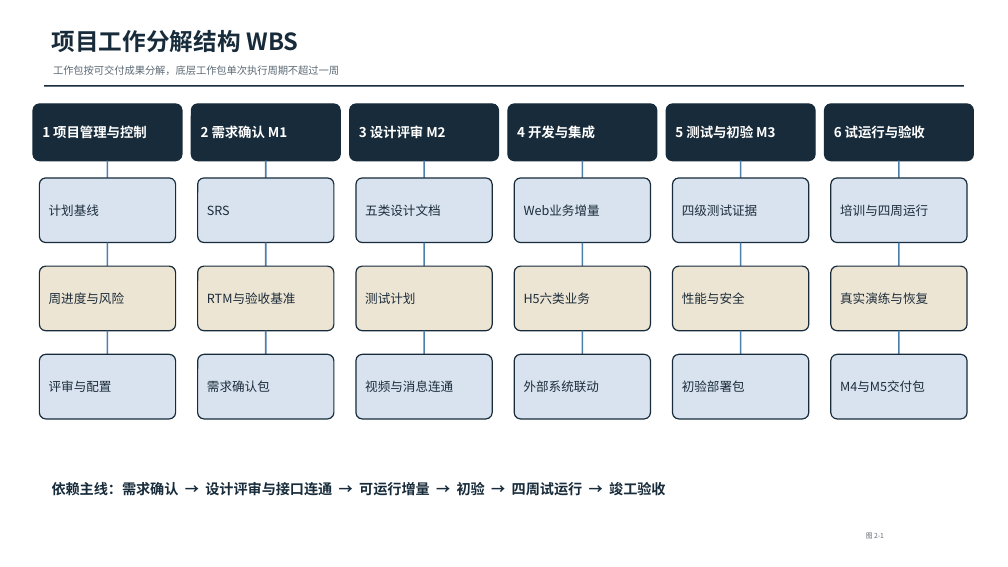
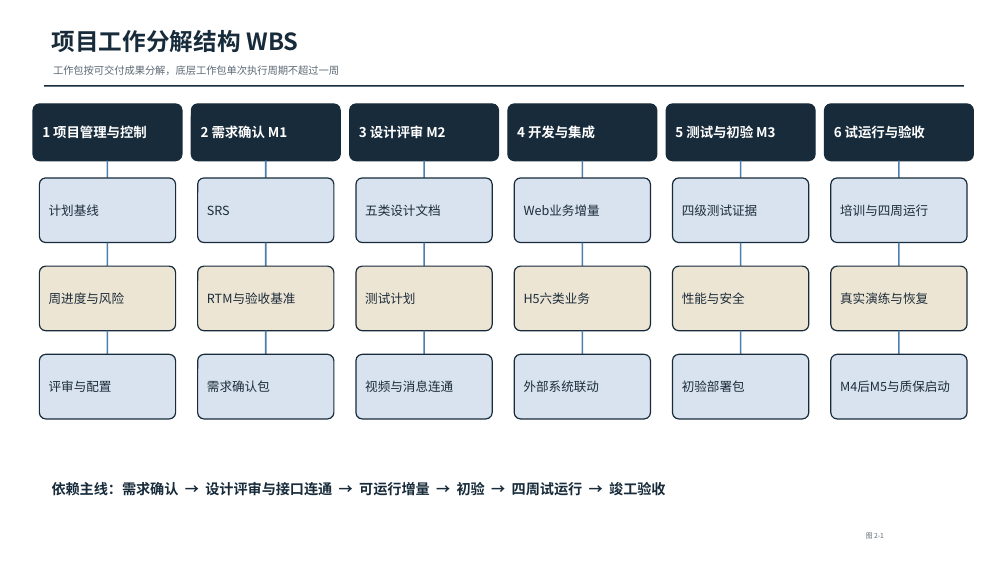
Before and after one commit to Renny1700132/emergency-response-platform, a slide deck: slide 1 of docs/work/A_PM/project_plan_v1_figures.pptx. Drawn at 1008x567 pixels with LibreOffice and Linux fonts; fonts in the diff are those of the drawing. Boxes give left, top, right and bottom in pixels: in the first picture for what was removed or moved away, otherwise in the second. Text is boxed around its words. In the diff, an @@ line names an element or a change of style, - is before the commit and + after.

```diff
--- a/docs/work/A_PM/project_plan_v1_figures.pptx
+++ b/docs/work/A_PM/project_plan_v1_figures.pptx
@@ text in rounded rectangle at <box>840,380,950,392</box>: text changed @@
-M4与M5交付包
+M4后M5与质保启动
```
Also in this commit, not shown: 3 other slides changed, 4 other files.
